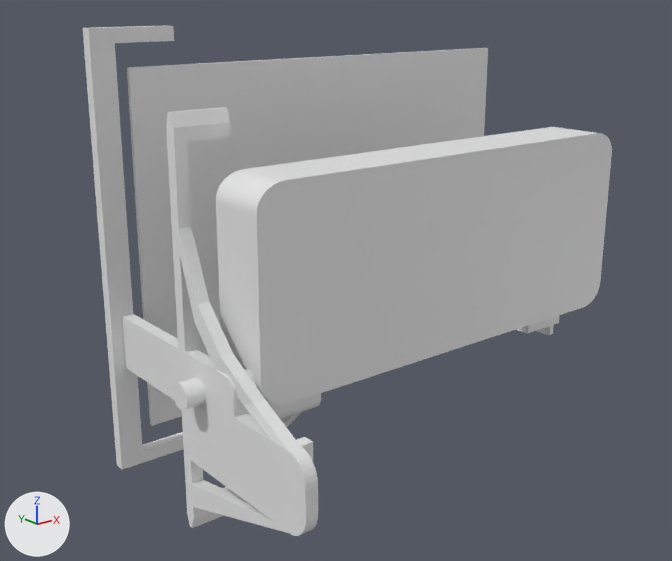
An edit to the Blender file lib/3dModel/foldingScreen.blend, drawn before and after from the same camera.
Camera for both pictures: a 50 mm camera at (-0.265, -0.309, 0.084) aimed at (-0.033, -0.018, -0.033). Every picture has the same lights, and +X, +Y and +Z are marked at lower left.

The scene before the commit, as lines of its bpy script (objects in view):
```python
ob_carplayscreen = bpy.data.objects.new('carplayScreen', me_cube)
ob_carplayscreen.location = (0.0885, -0.0369, -0.0543)
ob_carplayscreen.rotation_euler = (0.000679, 0.0, 0.0)  # degrees (0, 0, 0)
ob_cube = bpy.data.objects.new('Cube', me_cube_003)
ob_cube.location = (0.0885, -0.0369, -0.0543)
ob_cube.scale = (0.0025, 0.0025, 0.08)
ob_cutoutconnectionhole = bpy.data.objects.new('cutOutConnectionHole', me_cylinder_001)
ob_cutoutconnectionhole.location = (-0.1036, -0.0366, -0.0547)
ob_cutoutconnectionhole.rotation_euler = (0.0, 1.571, 0.0)  # degrees (0, 90, 0)
ob_cutoutconnectionhole.scale = (1.0, 1.0, 1.5)
ob_dashboardplate = bpy.data.objects.new('dashboardPlate', me_cube_001)
ob_dashboardplate.location = (0.0885, -0.0369, -0.0543)
ob_dashboardplate.scale = (0.1, 0.001, 0.075)
ob_leftholder = bpy.data.objects.new('leftHolder', me_cube_004)
ob_leftholder.location = (-0.1109, 0.025, -0.02)
ob_leftholder.scale = (0.005, 0.0025, 0.09)
ob_sg90_servo_001 = bpy.data.objects.new('SG90-Servo.001', me_sg90_servo_001)
ob_sg90_servo_001.location = (-0.075, -0.0366, -0.0605)
ob_sg90_servo_001.rotation_euler = (0.0, -1.571, 1.571)  # degrees (0, -90, 90)
```
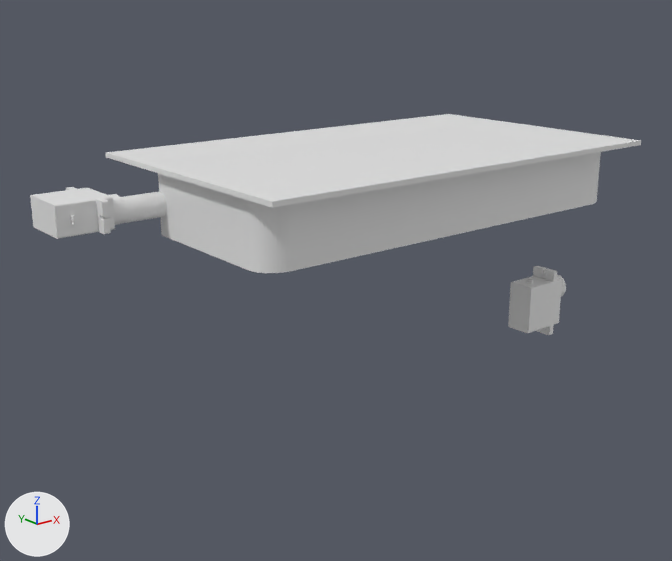
Where the newer file only moved an object's origin or applied its transform, the numbers keep the older frame.

Location of each change, (x1, y1, x2, y2) in pixels of the pictures (672 x 561 px):
'carplayScreen', mesh turned: before (216, 127, 612, 405); after (158, 152, 601, 273)
'dashboardPlate', reshaped (48% wider, 75% shorter): before (127, 48, 488, 426); after (106, 114, 641, 208)
'Cube', deleted: before (166, 107, 318, 536)
'leftHolder', deleted: before (83, 26, 321, 470)
'SG90-Servo.001', moved (not visible before): after (30, 187, 124, 239)
'cutOutConnectionHole', moved: before (173, 378, 206, 410); after (114, 191, 167, 224)
'SG90-Servo', unchanged, uncovered by the edit: before (516, 316, 559, 335); after (508, 266, 566, 335)

The change, as a diff of the scene's bpy script:
```diff
--- a/lib/3dModel/foldingScreen.blend.py
+++ b/lib/3dModel/foldingScreen.blend.py
@@ me_cube @@
 me_cube.from_pydata(...)  # 250 vertices, 200 faces; spans x -0.19..0.0, y -0.026..-0.001, z -0.002..0.078
 # used by ob_carplayscreen; location = (0.0885, -0.0369, -0.0543); rotation_euler = (0.000679, 0.0, 0.0), in degrees (0, 0, 0)
+# me_cube part 1: the whole mesh is turned 89.9 degrees about the x axis through its middle, then moved by (0.006, 0.032, 0.019)
 me_cube.materials.append(mat_material)
@@ me_cube_001 @@
 me_cube_001.from_pydata(...)  # 8 vertices, 6 faces; spans x -1.89..0.11, y 60.87..62.87, z -0.54..1.46
 # used by ob_dashboardplate; location = (0.0885, -0.0369, -0.0543); scale = (0.1, 0.001, 0.075)
-me_cube_001.vertices[0].co = (-1.89, 60.87, -0.54)  # pixel (152, 425)
-me_cube_001.vertices[1].co = (-1.89, 60.87, 1.46)  # pixel (129, 67)
-me_cube_001.vertices[2].co = (-1.89, 62.87, -0.54)  # pixel (149, 424)
-me_cube_001.vertices[3].co = (-1.89, 62.87, 1.46)  # pixel (126, 67)
-me_cube_001.vertices[4].co = (0.11, 60.87, -0.54)
-me_cube_001.vertices[5].co = (0.11, 60.87, 1.46)  # pixel (488, 47)
-me_cube_001.vertices[6].co = (0.11, 62.87, -0.54)
-me_cube_001.vertices[7].co = (0.11, 62.87, 1.46)  # pixel (485, 47)
+# me_cube_001 part 2
+me_cube_001.vertices[0].co = (-1.88, 87.26, 0.95)  # pixel (105, 157)
+me_cube_001.vertices[1].co = (-1.88, -32.74, 0.95)  # pixel (272, 207)
+me_cube_001.vertices[2].co = (-1.88, 87.26, 0.98)  # pixel (105, 152)
+me_cube_001.vertices[3].co = (-1.88, -32.74, 0.98)  # pixel (272, 201)
+me_cube_001.vertices[4].co = (0.12, 87.26, 0.95)
+me_cube_001.vertices[5].co = (0.12, -32.74, 0.95)  # pixel (640, 145)
+me_cube_001.vertices[6].co = (0.12, 87.26, 0.98)  # pixel (448, 113)
+me_cube_001.vertices[7].co = (0.12, -32.74, 0.98)  # pixel (641, 140)
@@ ob_sg90_servo_001 @@
 ob_sg90_servo_001 = bpy.data.objects.new('SG90-Servo.001', me_sg90_servo_001)
-ob_sg90_servo_001.location = (-0.075, -0.0366, -0.0605)
+ob_sg90_servo_001.location = (-0.1291, 0.0197, 0.0037)
 ob_sg90_servo_001.rotation_euler = (0.0, -1.571, 1.571)  # degrees (0, -90, 90)
@@ ob_cutoutconnectionhole @@
 ob_cutoutconnectionhole = bpy.data.objects.new('cutOutConnectionHole', me_cylinder_001)
-ob_cutoutconnectionhole.location = (-0.1036, -0.0366, -0.0547)
+ob_cutoutconnectionhole.location = (-0.1036, 0.0134, 0.0032)
 ob_cutoutconnectionhole.rotation_euler = (0.0, 1.571, 0.0)  # degrees (0, 90, 0)
@@ ob_leftholder @@
-ob_leftholder = bpy.data.objects.new('leftHolder', me_cube_004)
-ob_leftholder.location = (-0.1109, 0.025, -0.02)
-ob_leftholder.scale = (0.005, 0.0025, 0.09)
@@ ob_cube @@
-ob_cube = bpy.data.objects.new('Cube', me_cube_003)
-ob_cube.location = (0.0885, -0.0369, -0.0543)
-ob_cube.scale = (0.0025, 0.0025, 0.08)
```
